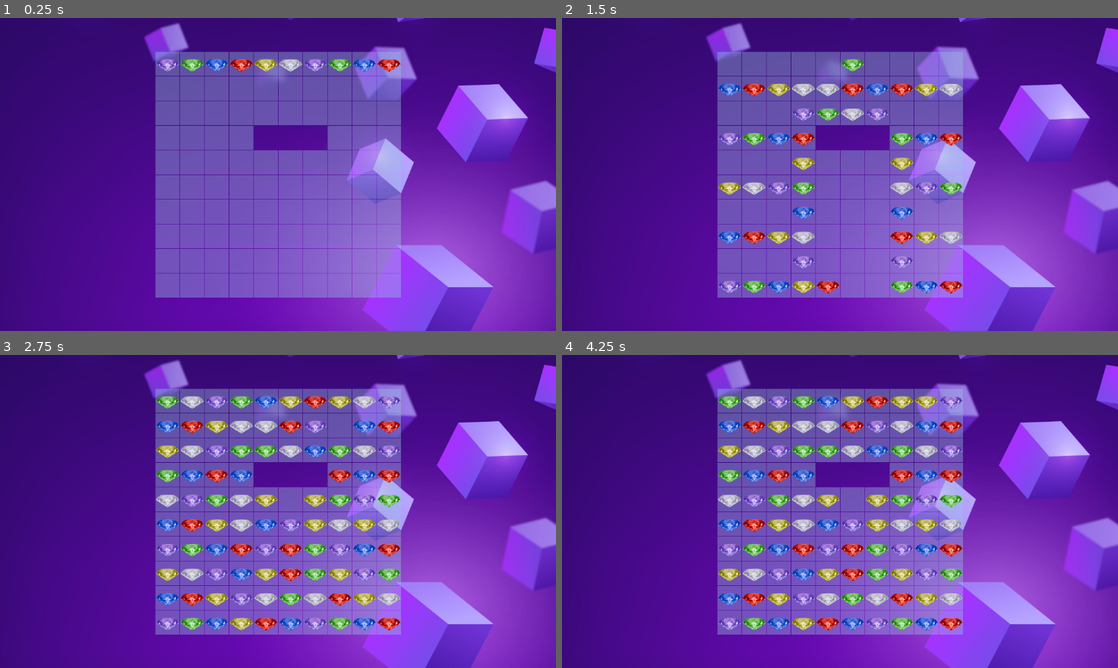
Above: before the commit, frames 1-4 (two rows, left to right).
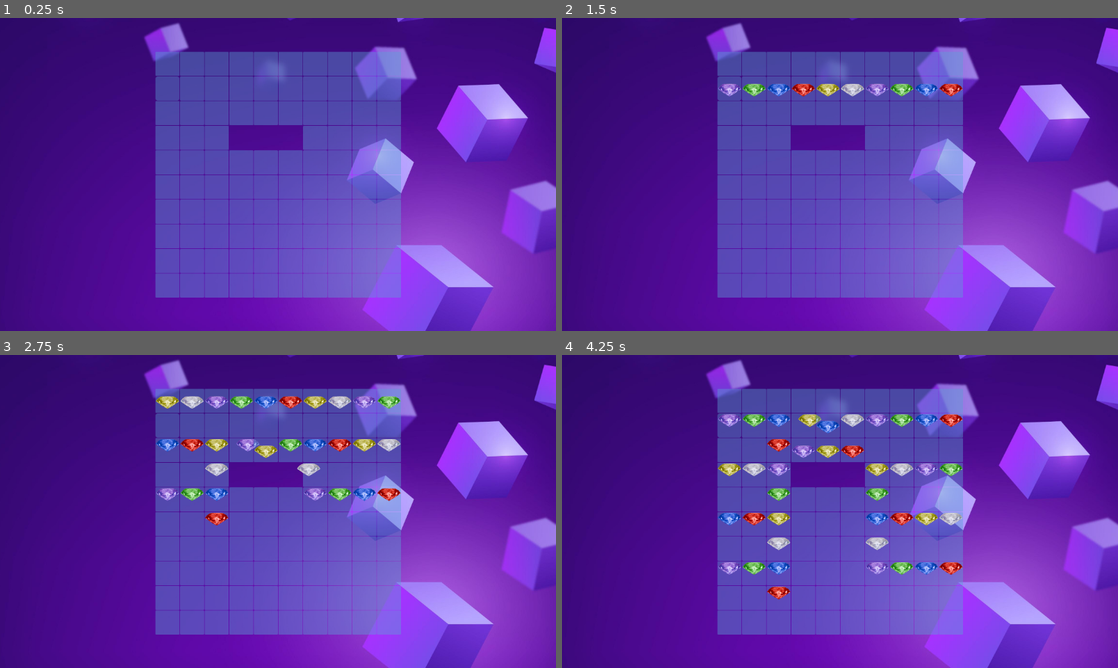
Above: after the commit, the same moments.

Repository: Medex81/LadyJu
Game: Godot game, scene res://game/scenes/game_field/game_field.tscn
Two runs of this game, one before a commit and one after it. Both use one fixed random seed, a clock stepped at 60 frames per second and the inputs below.
Inputs:
- Up to frame 1 (0.25 s): no input
- Up to frame 2 (1.5 s): no input
- Up to frame 3 (2.75 s): no input
- Up to frame 4 (4.25 s): no input

The runs differ from the first frame. In frame 1, 25% of the frame differs, in the area x 28-73%, y 10-90%; in frame 2, 25%; in frame 3, 26%; in frame 4, 27%.

Commit message:
Add animation move mechanic for UI.

Diff:
--- a/game/logic/match3_core.gd
+++ b/game/logic/match3_core.gd
@@ -23,7 +23,6 @@
 		var array:Array[CellModel]
 		for row in range(rows):
 			array.append(CellModel.new())
-		print("Add row size {0}".format([array.size()]))
 		_cells.append(array)
 	_cols = cols
 	_rows = rows
--- a/game/scenes/game_field/cell.gd
+++ b/game/scenes/game_field/cell.gd
@@ -2,6 +2,9 @@
 extends Control
 
 class_name Cell
+
+var _color_on:Color = Color(0.35,0.62,0.83,0.41)
+var _color_off:Color = Color(0,0,0,0)
 
 @export var is_spawn:bool = false:
 	set(value):
@@ -9,8 +12,11 @@
 
 @export var is_hole:bool = false:
 	set(value):
-		$back_tex.visible = !value
-		is_spawn = !value
+		var style = get_theme_stylebox("panel").duplicate()
+		style.bg_color = _color_off if value else _color_on
+		add_theme_stylebox_override("panel", style)
+		if value:
+			is_spawn = !value
 		is_hole = value
 
 @onready var items:Array[Item] = get_item_node_list()
@@ -33,17 +39,28 @@
 func _drop_data(_at_position, data):
 	send_tap.emit(data, self)
 
-func swap(cell_from:Cell):
-	var item_from = cell_from.items.pop_back()
-	var item_to = items.pop_back()
-	if item_from:
-		cell_from.remove_child(item_from)
-		add_child(item_from)
-		items.append(item_from)
-	if item_to:
-		remove_child(item_to)
-		cell_from.add_child(item_to)
-		cell_from.items.append(item_to)
+func move_animation(item:Item, new_position:Vector2):
+	var tween = create_tween().tween_property(item, "position", new_position, 0.4)
+	tween.set_trans(Tween.TRANS_BOUNCE)
+	await tween.finished
+
+func swap(cell_other:Cell):
+	var item_other = cell_other.items.pop_back() as Item
+	var item_my = items.pop_back() as Item
+	if item_other:
+		cell_other.remove_child(item_other)
+		add_child(item_other)
+		items.append(item_other)
+		item_other.position = cell_other.position - position
+		move_animation(item_other, Vector2.ZERO)
+
+	if item_my:
+		remove_child(item_my)
+		cell_other.add_child(item_my)
+		cell_other.items.append(item_my)
+		item_my.position = position - cell_other.position
+		cell_other.move_animation(item_my, Vector2.ZERO)
+
 
 func spawn(item:Item):
 	if item:
--- a/game/scenes/game_field/cell.tscn
+++ b/game/scenes/game_field/cell.tscn
@@ -1,31 +1,22 @@
 [gd_scene load_steps=3 format=3 uid="uid://ci8gbjoyi55v8"]
 
 [ext_resource type="Script" path="res://game/scenes/game_field/cell.gd" id="1_h7g8w"]
-[ext_resource type="Texture2D" uid="uid://bc1nk71gyidya" path="res://game/assets/cell_beck.png" id="2_xf34e"]
 
-[node name="cell" type="Control"]
-clip_contents = true
+[sub_resource type="StyleBoxFlat" id="StyleBoxFlat_k4tfm"]
+bg_color = Color(0.356863, 0.627451, 0.839216, 0.419608)
+corner_radius_top_left = 2
+corner_radius_top_right = 2
+corner_radius_bottom_right = 2
+corner_radius_bottom_left = 2
+
+[node name="cell" type="PanelContainer"]
 custom_minimum_size = Vector2(50, 50)
-layout_mode = 3
+anchors_preset = -1
 anchor_right = 0.043
 anchor_bottom = 0.077
 offset_right = 0.463997
-offset_bottom = 0.103996
+offset_bottom = 0.104
 grow_horizontal = 2
 grow_vertical = 2
+theme_override_styles/panel = SubResource("StyleBoxFlat_k4tfm")
 script = ExtResource("1_h7g8w")
-is_spawn = null
-is_hole = null
-
-[node name="back_tex" type="TextureRect" parent="."]
-self_modulate = Color(1, 1, 1, 0.392157)
-layout_mode = 1
-anchors_preset = 15
-anchor_right = 1.0
-anchor_bottom = 1.0
-grow_horizontal = 2
-grow_vertical = 2
-texture = ExtResource("2_xf34e")
-expand_mode = 1
-
-[connection signal="gui_input" from="." to="." method="_on_gui_input"]
--- a/game/scenes/game_field/gred.tscn
+++ b/game/scenes/game_field/gred.tscn
@@ -1,7 +1,43 @@
-[gd_scene load_steps=3 format=3 uid="uid://74n22nyd7nhk"]
+[gd_scene load_steps=8 format=3 uid="uid://74n22nyd7nhk"]
 
 [ext_resource type="Script" path="res://game/scenes/game_field/gred.gd" id="1_dk66i"]
 [ext_resource type="PackedScene" uid="uid://ci8gbjoyi55v8" path="res://game/scenes/game_field/cell.tscn" id="2_tw0j8"]
+
+[sub_resource type="StyleBoxFlat" id="StyleBoxFlat_jjkyb"]
+bg_color = Color(0.35, 0.62, 0.83, 0.41)
+corner_radius_top_left = 2
+corner_radius_top_right = 2
+corner_radius_bottom_right = 2
+corner_radius_bottom_left = 2
+
+[sub_resource type="StyleBoxFlat" id="StyleBoxFlat_3bvlb"]
+resource_name = "normal"
+bg_color = Color(0.35, 0.62, 0.83, 0.41)
+corner_radius_top_left = 5
+corner_radius_top_right = 5
+corner_radius_bottom_right = 5
+corner_radius_bottom_left = 5
+
+[sub_resource type="StyleBoxFlat" id="StyleBoxFlat_5oadi"]
+bg_color = Color(0, 0, 0, 0)
+corner_radius_top_left = 2
+corner_radius_top_right = 2
+corner_radius_bottom_right = 2
+corner_radius_bottom_left = 2
+
+[sub_resource type="StyleBoxFlat" id="StyleBoxFlat_05ka0"]
+bg_color = Color(0, 0, 0, 0)
+corner_radius_top_left = 2
+corner_radius_top_right = 2
+corner_radius_bottom_right = 2
+corner_radius_bottom_left = 2
+
+[sub_resource type="StyleBoxFlat" id="StyleBoxFlat_a23fe"]
+bg_color = Color(0, 0, 0, 0)
+corner_radius_top_left = 2
+corner_radius_top_right = 2
+corner_radius_bottom_right = 2
+corner_radius_bottom_left = 2
 
 [node name="gred" type="GridContainer"]
 anchors_preset = 8
@@ -21,7 +57,7 @@
 script = ExtResource("1_dk66i")
 
 [node name="Timer" type="Timer" parent="."]
-wait_time = 0.138
+wait_time = 0.5
 autostart = true
 
 [node name="cell" parent="." instance=ExtResource("2_tw0j8")]
@@ -34,6 +70,7 @@
 
 [node name="cell3" parent="." instance=ExtResource("2_tw0j8")]
 layout_mode = 2
+theme_override_styles/panel = SubResource("StyleBoxFlat_jjkyb")
 is_spawn = true
 
 [node name="cell4" parent="." instance=ExtResource("2_tw0j8")]
@@ -66,6 +103,7 @@
 
 [node name="cell11" parent="." instance=ExtResource("2_tw0j8")]
 layout_mode = 2
+theme_override_styles/panel = SubResource("StyleBoxFlat_3bvlb")
 
 [node name="cell12" parent="." instance=ExtResource("2_tw0j8")]
 layout_mode = 2
@@ -135,18 +173,21 @@
 
 [node name="cell34" parent="." instance=ExtResource("2_tw0j8")]
 layout_mode = 2
+theme_override_styles/panel = SubResource("StyleBoxFlat_5oadi")
+is_hole = true
 
 [node name="cell35" parent="." instance=ExtResource("2_tw0j8")]
 layout_mode = 2
+theme_override_styles/panel = SubResource("StyleBoxFlat_05ka0")
 is_hole = true
 
 [node name="cell36" parent="." instance=ExtResource("2_tw0j8")]
 layout_mode = 2
+theme_override_styles/panel = SubResource("StyleBoxFlat_a23fe")
 is_hole = true
 
 [node name="cell37" parent="." instance=ExtResource("2_tw0j8")]
 layout_mode = 2
-is_hole = true
 
 [node name="cell38" parent="." instance=ExtResource("2_tw0j8")]
 layout_mode = 2
--- a/game/scenes/game_field/item.gd
+++ b/game/scenes/game_field/item.gd
@@ -1,4 +1,4 @@
-extends Control
+extends Sprite2D
 
 class_name Item
 
--- a/game/scenes/game_field/item.tscn
+++ b/game/scenes/game_field/item.tscn
@@ -1,32 +1,8 @@
-[gd_scene load_steps=2 format=3 uid="uid://dvli6j7w5dh4s"]
+[gd_scene load_steps=2 format=3 uid="uid://bo5brdc8b48gg"]
 
 [ext_resource type="Script" path="res://game/scenes/game_field/item.gd" id="1_r0pi1"]
 
-[node name="item" type="Control"]
-custom_minimum_size = Vector2(50, 50)
-layout_mode = 3
-anchors_preset = 15
-anchor_right = 1.0
-anchor_bottom = 1.0
-grow_horizontal = 2
-grow_vertical = 2
-mouse_filter = 1
+[node name="item" type="Sprite2D"]
+scale = Vector2(0.4, 0.4)
+centered = false
 script = ExtResource("1_r0pi1")
-
-[node name="margin" type="MarginContainer" parent="."]
-layout_mode = 1
-anchors_preset = 15
-anchor_right = 1.0
-anchor_bottom = 1.0
-grow_horizontal = 2
-grow_vertical = 2
-theme_override_constants/margin_left = 5
-theme_override_constants/margin_top = 5
-theme_override_constants/margin_right = 5
-theme_override_constants/margin_bottom = 5
-
-[node name="tex" type="TextureRect" parent="margin"]
-custom_minimum_size = Vector2(50, 50)
-layout_mode = 2
-expand_mode = 1
-metadata/_edit_use_anchors_ = true
--- a/game/scenes/game_field/items/item_blue.tscn
+++ b/game/scenes/game_field/items/item_blue.tscn
@@ -1,10 +1,8 @@
-[gd_scene load_steps=3 format=3 uid="uid://bfkespa0sdxqj"]
+[gd_scene load_steps=3 format=3 uid="uid://xsrk5vegw4mb"]
 
-[ext_resource type="PackedScene" uid="uid://dvli6j7w5dh4s" path="res://game/scenes/game_field/item.tscn" id="1_len3k"]
-[ext_resource type="Texture2D" uid="uid://bhnvlbolyybot" path="res://game/assets/anny_pack/crystal_blue.png" id="2_lt0un"]
+[ext_resource type="PackedScene" uid="uid://bo5brdc8b48gg" path="res://game/scenes/game_field/item.tscn" id="1_len3k"]
+[ext_resource type="Texture2D" uid="uid://cevbtjmx3bl2k" path="res://game/assets/anny_pack/crystal_blue.png" id="2_lt0un"]
 
 [node name="item" instance=ExtResource("1_len3k")]
-item_type = 2
-
-[node name="tex" parent="margin" index="0"]
 texture = ExtResource("2_lt0un")
+item_type = 1
--- a/game/scenes/game_field/items/item_green.tscn
+++ b/game/scenes/game_field/items/item_green.tscn
@@ -1,9 +1,8 @@
-[gd_scene load_steps=3 format=3 uid="uid://u1hv0dw6dph6"]
+[gd_scene load_steps=3 format=3 uid="uid://clvtsbdmap8cx"]
 
-[ext_resource type="PackedScene" uid="uid://dvli6j7w5dh4s" path="res://game/scenes/game_field/item.tscn" id="1_i5vqq"]
-[ext_resource type="Texture2D" uid="uid://b75dm8k0kb3b0" path="res://game/assets/anny_pack/crystal_green.png" id="2_1chu2"]
+[ext_resource type="PackedScene" uid="uid://bo5brdc8b48gg" path="res://game/scenes/game_field/item.tscn" id="1_i5vqq"]
+[ext_resource type="Texture2D" uid="uid://ca44oxvdwvdy" path="res://game/assets/anny_pack/crystal_green.png" id="2_1chu2"]
 
 [node name="item" instance=ExtResource("1_i5vqq")]
-
-[node name="tex" parent="margin" index="0"]
 texture = ExtResource("2_1chu2")
+item_type = 2
--- a/game/scenes/game_field/items/item_purple.tscn
+++ b/game/scenes/game_field/items/item_purple.tscn
@@ -1,9 +1,8 @@
-[gd_scene load_steps=3 format=3 uid="uid://dgn28xyda5bes"]
+[gd_scene load_steps=3 format=3 uid="uid://cvufr7xpo2p6w"]
 
-[ext_resource type="PackedScene" uid="uid://dvli6j7w5dh4s" path="res://game/scenes/game_field/item.tscn" id="1_f42bf"]
-[ext_resource type="Texture2D" uid="uid://c3n2grr3kppcv" path="res://game/assets/anny_pack/crystal_purple.png" id="2_jqmhn"]
+[ext_resource type="PackedScene" uid="uid://bo5brdc8b48gg" path="res://game/scenes/game_field/item.tscn" id="1_f42bf"]
+[ext_resource type="Texture2D" uid="uid://nfgksx5b33wn" path="res://game/assets/anny_pack/crystal_purple.png" id="2_jqmhn"]
 
 [node name="item" instance=ExtResource("1_f42bf")]
-
-[node name="tex" parent="margin" index="0"]
 texture = ExtResource("2_jqmhn")
+item_type = 3
--- a/game/scenes/game_field/items/item_red.tscn
+++ b/game/scenes/game_field/items/item_red.tscn
@@ -1,10 +1,7 @@
-[gd_scene load_steps=3 format=3 uid="uid://cttiis7b5fpju"]
+[gd_scene load_steps=3 format=3 uid="uid://8gm3k78781kl"]
 
-[ext_resource type="PackedScene" uid="uid://dvli6j7w5dh4s" path="res://game/scenes/game_field/item.tscn" id="1_pnhkl"]
-[ext_resource type="Texture2D" uid="uid://o14jqnn26rcr" path="res://game/assets/anny_pack/crystal_red.png" id="2_v82td"]
+[ext_resource type="PackedScene" uid="uid://bo5brdc8b48gg" path="res://game/scenes/game_field/item.tscn" id="1_pnhkl"]
+[ext_resource type="Texture2D" uid="uid://c6br1xjwgt5ky" path="res://game/assets/anny_pack/crystal_red.png" id="2_v82td"]
 
 [node name="item" instance=ExtResource("1_pnhkl")]
-metadata/_edit_use_anchors_ = true
-
-[node name="tex" parent="margin" index="0"]
 texture = ExtResource("2_v82td")
--- a/game/scenes/game_field/items/item_white.tscn
+++ b/game/scenes/game_field/items/item_white.tscn
@@ -1,9 +1,8 @@
-[gd_scene load_steps=3 format=3 uid="uid://dr2uuuxp0exew"]
+[gd_scene load_steps=3 format=3 uid="uid://1jd6m0ikwj7k"]
 
-[ext_resource type="PackedScene" uid="uid://dvli6j7w5dh4s" path="res://game/scenes/game_field/item.tscn" id="1_80i1r"]
-[ext_resource type="Texture2D" uid="uid://b4ke6qfbxehng" path="res://game/assets/anny_pack/crystal_white.png" id="2_5mrrs"]
+[ext_resource type="PackedScene" uid="uid://bo5brdc8b48gg" path="res://game/scenes/game_field/item.tscn" id="1_80i1r"]
+[ext_resource type="Texture2D" uid="uid://cwi5q74hh28dq" path="res://game/assets/anny_pack/crystal_white.png" id="2_5mrrs"]
 
 [node name="item" instance=ExtResource("1_80i1r")]
-
-[node name="tex" parent="margin" index="0"]
 texture = ExtResource("2_5mrrs")
+item_type = 4
--- a/game/scenes/game_field/items/item_yellow.tscn
+++ b/game/scenes/game_field/items/item_yellow.tscn
@@ -1,9 +1,8 @@
-[gd_scene load_steps=3 format=3 uid="uid://m7vyn85uaww0"]
+[gd_scene load_steps=3 format=3 uid="uid://d20namtvhu6cw"]
 
-[ext_resource type="PackedScene" uid="uid://dvli6j7w5dh4s" path="res://game/scenes/game_field/item.tscn" id="1_e7yx8"]
-[ext_resource type="Texture2D" uid="uid://3cv81pfbeskx" path="res://game/assets/anny_pack/crystal_yellow.png" id="2_bjn8q"]
+[ext_resource type="PackedScene" uid="uid://bo5brdc8b48gg" path="res://game/scenes/game_field/item.tscn" id="1_e7yx8"]
+[ext_resource type="Texture2D" uid="uid://bf8kayydxqtb1" path="res://game/assets/anny_pack/crystal_yellow.png" id="2_bjn8q"]
 
 [node name="item" instance=ExtResource("1_e7yx8")]
-
-[node name="tex" parent="margin" index="0"]
 texture = ExtResource("2_bjn8q")
+item_type = 5
Binary file removed: game/assets/cell_beck.png
Not shown: 1 places in game/scenes/game_field/game_field.tscn that only renumber resources
